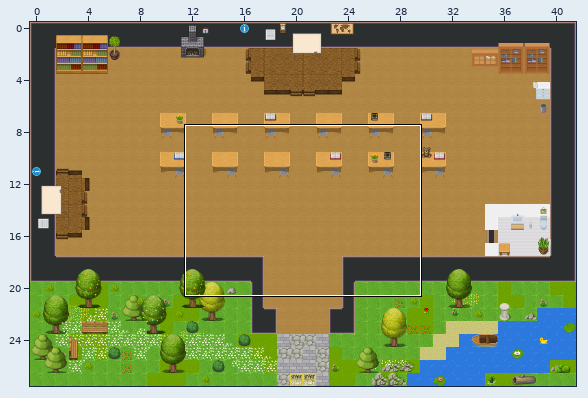
An edit to a level. Tiled map (JSON), audience_response_wa/mainhall.tmj. The picture above shows the old version from afar; the outline marks the close-up.
Close-up. Old version:
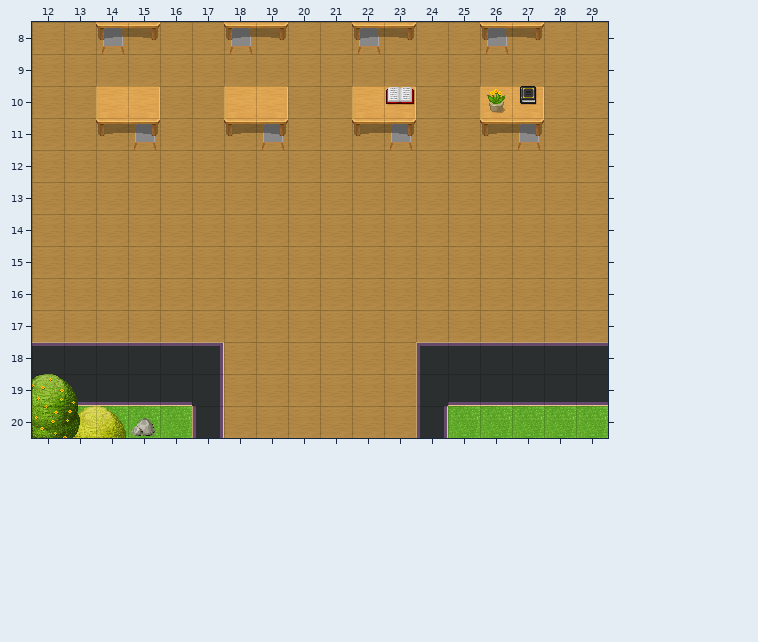
Cells are 32x32 px. Shown: x 12..29, y 8..20. The commit also changed other parts of the map, which this record leaves out.
The result:
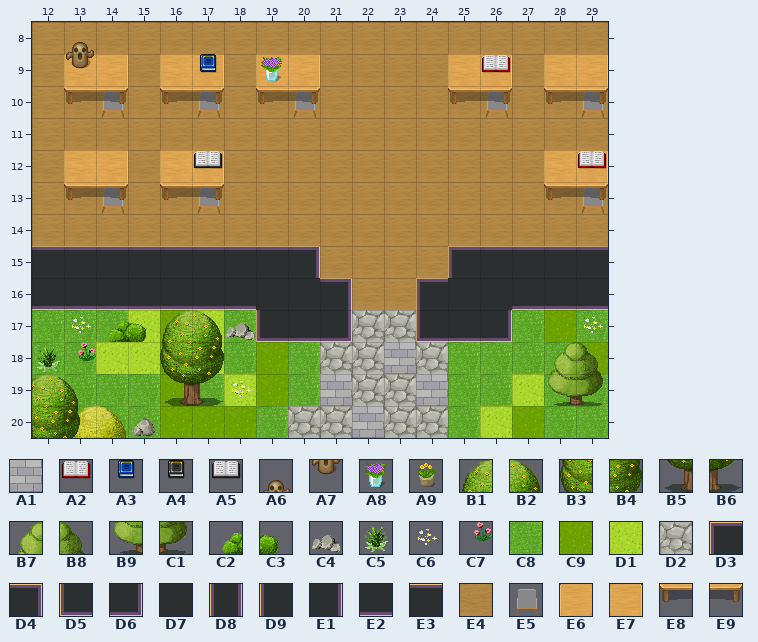
Key: from "Erweiterung": A1 289, A2 953, A3 954, A4 956, A5 957, A6 1013, A7 1021; from "WA_Decoration": A8 92, A9 93; from "WA_Exterior": B1 9, B2 10, B3 34, B4 35, B5 59, B6 60, B7 336, B8 337, B9 361, C1 362, C2 454, C3 455, C4 479, C5 506, C6 603, C7 606, C8 625, C9 626, D1 627, D2 650; from "WA_Room_Builder": D3 25, D4 26, D5 50, D6 51, D7 100, D8 102, D9 150, E1 152, E2 154, E3 156, E4 353; from "WA_Seats": E5 118; from "WA_Tables": E6 172, E7 173, E8 182, E9 183.
__ is an empty cell.
Tiles replaced or removed in this view: A2, A4, A9, C8, D3, D4, D8, D9, E1, E2, E3, E4, E5, E6, E7, E8, E9.
Change:
Changed rows in their new state; .. is an unchanged cell.
Layer "floor/floor1":
first column x 12:
15 .. .. .. .. .. __ __ __ __ .. .. .. .. __ __ __ __ __
16 .. .. .. .. .. __ __ __ __ __ .. .. __ __ __ __ __ __
17 C8 C8 C8 D1 C9 D1 C8 __ __ __ D2 D2 __ __ __ C8 C9 C8
18 C8 C8 D1 D1 C9 D1 C8 C9 C8 D2 D2 A1 D2 C8 C8 C8 C8 C9
19 C8 C8 C8 C8 C9 C8 D1 C9 C8 A1 D2 D2 A1 C8 C8 D1 C8 C8
20 .. .. .. .. C9 C9 C9 C8 D2 D2 A1 D2 D2 .. D1 C9 .. ..
Layer "walls/walls1":
first column x 12:
15 E3 E3 E3 E3 E3 E3 E3 E3 D4 .. .. .. .. D3 E3 E3 E3 E3
16 E2 E2 E2 E2 E2 E2 E2 D7 D7 D4 .. .. D3 D7 D7 E2 E2 E2
17 .. .. .. .. .. .. .. D5 E2 D6 .. .. D5 E2 D6 .. .. ..
18 __ __ __ __ __ __ .. .. .. .. .. .. __ __ __ __ __ __
19 __ __ __ __ __ __ .. .. .. .. .. .. __ .. __ __ __ __
20 .. .. .. .. .. __ .. .. .. .. .. .. __ .. .. .. .. ..
Layer "walls/Tile Layer 12":
first column x 17:
18 __ .. .. .. .. .. .. .. __
19 .. .. .. .. .. .. .. .. __
Layer "furniture/furniture2":
first column x 14:
 8 __ .. .. .. __ .. .. .. __ .. .. .. __ .. .. ..
10 E5 .. .. E5 .. .. E5 .. .. .. .. .. E5 .. .. E5
11 .. __ .. .. .. __ .. .. .. __ .. .. .. __ .. ..
13 E5 .. .. E5 .. .. .. .. .. .. .. .. .. .. .. E5
first column x 12:
17 .. C6 C2 C3 B1 B2 C4 .. .. .. .. .. .. .. .. .. .. C6
18 C5 C7 .. .. B3 B4 .. .. .. .. .. .. .. .. .. .. B7 B8
19 .. .. .. .. B5 B6 C6 .. .. .. .. .. .. .. .. .. B9 C1
Layer "furniture/furniture3":
first column x 13:
 8 .. __ __ .. .. __ __ .. .. __ __ .. .. __ __ .. ..
 9 E6 E7 .. E6 E7 .. E6 E7 .. .. .. .. E6 E7 .. E6 E7
10 E8 E9 __ E8 E9 __ E8 E9 .. __ __ .. E8 E9 __ E8 E9
11 .. __ __ .. .. __ __ .. .. __ __ .. .. __ __ .. ..
12 E6 E7 .. E6 E7 .. .. .. .. .. .. .. .. .. .. E6 E7
13 E8 E9 .. E8 E9 .. .. .. .. .. .. .. .. .. .. E8 E9
Layer "furniture/furniture4":
first column x 13:
 8 A6 .. .. .. .. .. .. .. .. .. .. .. .. .. .. .. ..
 9 A7 .. .. .. A3 .. A8 .. .. .. .. .. .. A2 .. .. ..
10 .. .. .. .. .. .. .. .. .. .. __ .. .. __ __ .. ..
12 .. .. .. .. A5 .. .. .. .. .. .. .. .. .. .. .. A2
Changed places in both close-ups, as pixel boxes (x1, y1, x2, y2):
changed: (64, 22, 320, 214)
removed: (352, 22, 416, 54)
changed: (448, 22, 608, 214)
removed: (352, 86, 416, 150)
changed: (32, 246, 608, 438)
